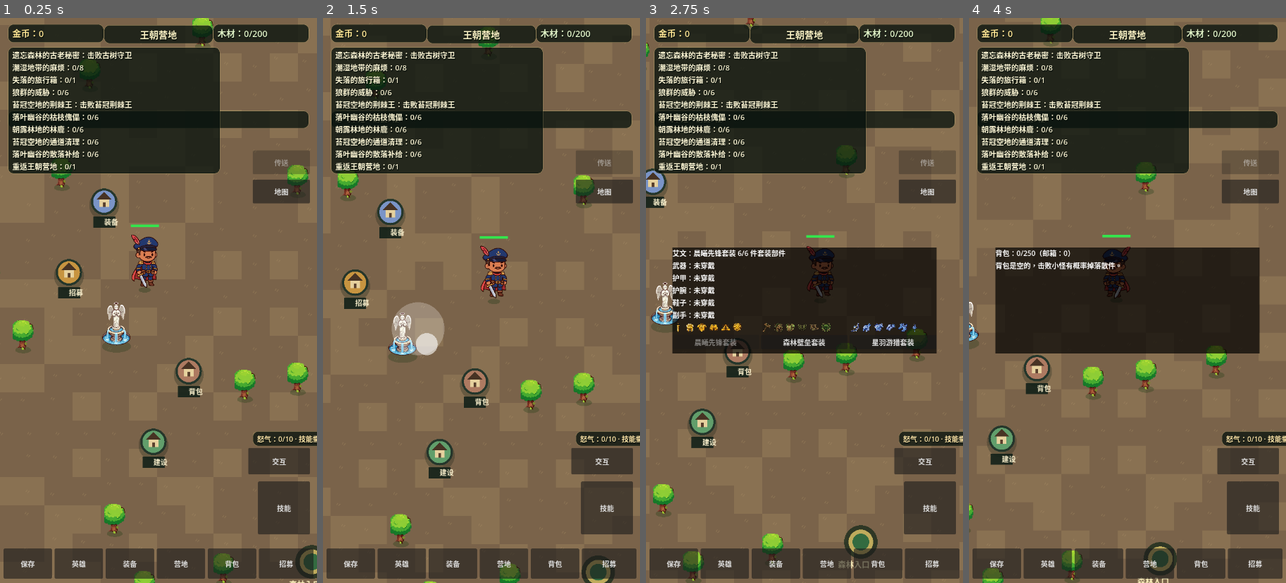
Above: before the commit, frames 1-4 (left to right).
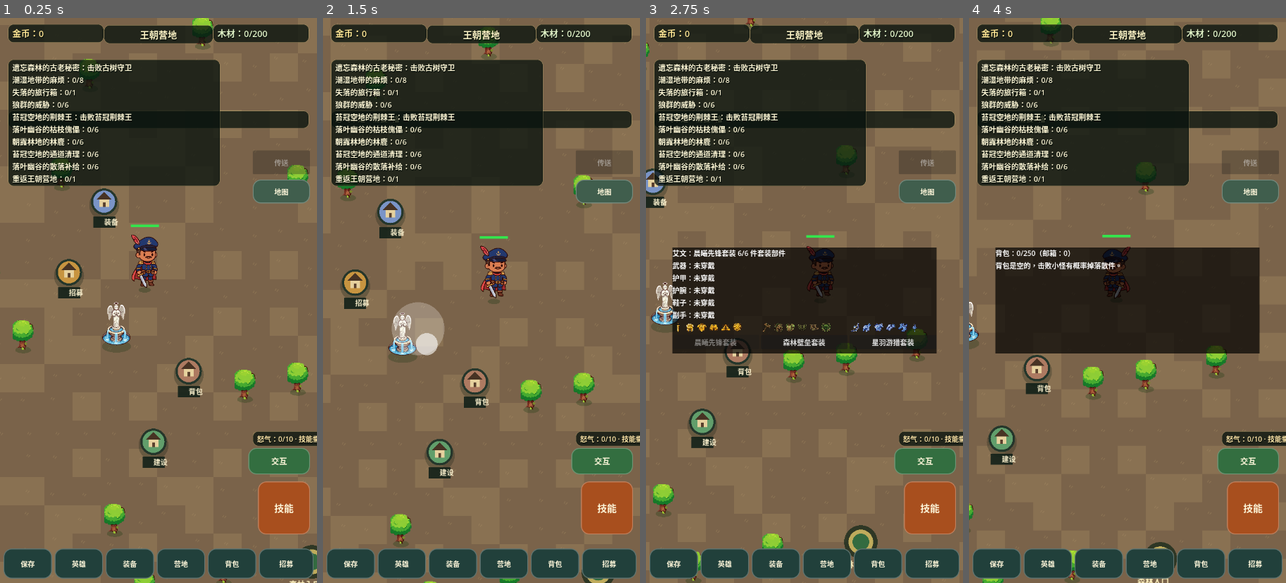
Above: after the commit, the same moments.

Repository: oneyi53/game
Game: Godot game, scene res://scenes/main.tscn
Same seed, same stepped clock (60 frames per second), same inputs: the game is played once before the commit and once after it.
Inputs (mouse positions are in pixels of both pictures, inside the frame that each line leads up to):
- Up to frame 1 (0.25 s): no input
- Up to frame 2 (1.5 s): tap Enter at 0.5 s; move the mouse to (551, 272) at 0.52 s; hold Right (ui_right) 0.53-1.25 s; tap E at 0.6 s; click (551, 272) at 0.67 s; tap Space at 0.77 s; drag from (418, 328) to (465, 413) at 1.27 s
- Up to frame 3 (2.75 s): move the mouse to (836, 176) at 2.02 s; hold Right (ui_right) from 2.03 s (still down); tap Q at 2.1 s; click (836, 176) at 2.17 s
- Up to frame 4 (4 s): release Right (ui_right) at 2.75 s; drag from (1111, 413) to (1032, 215) at 2.77 s; move the mouse to (1222, 385) at 3.52 s; hold Left (ui_left) from 3.53 s (still down); tap B at 3.6 s; click (1222, 385) at 3.67 s; tap Space at 3.77 s

The runs differ from the first frame. In frame 1, 13% of the frame differs, in the area x 1-99%, y 5-100%; in frame 2, 13%; in frame 3, 13%; in frame 4, 13%.
Error before the commit: Cannot call method 'add_theme_font_size_override' on a null value. (res://scripts/ui/hud.gd:73)

Commit message:
feat: add responsive exploration percentage label to HUD scene

Diff:
--- a/scenes/main.tscn
+++ b/scenes/main.tscn
@@ -67,6 +67,15 @@
 horizontal_alignment = 1
 vertical_alignment = 1
 
+[node name="ExplorationLabel" type="Label" parent="UI/HUD"]
+offset_left = 236.0
+offset_top = 56.0
+offset_right = 484.0
+offset_bottom = 88.0
+mouse_filter = 2
+text = "探索度 0%"
+horizontal_alignment = 1
+
 [node name="MessageLabel" type="Label" parent="UI/HUD"]
 offset_left = 18.0
 offset_top = 210.0
@@ -75,7 +84,7 @@
 
 [node name="QuestLabel" type="Label" parent="UI/HUD"]
 offset_left = 18.0
-offset_top = 66.0
+offset_top = 94.0
 offset_right = 500.0
 offset_bottom = 190.0
 text = "任务：—"
